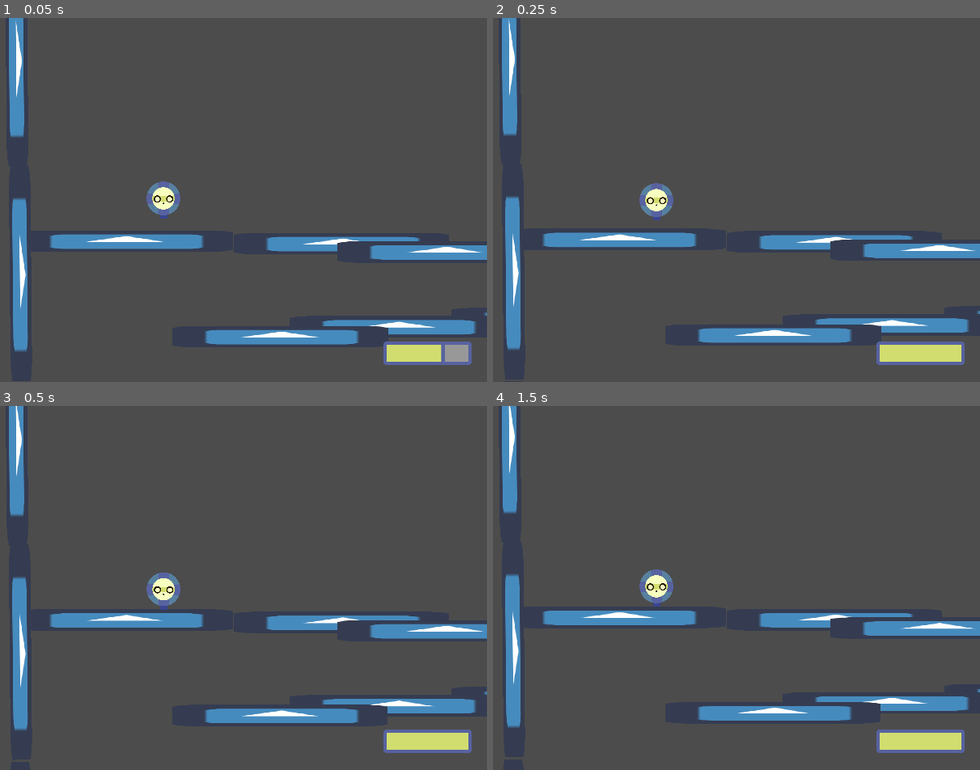
Above: before the commit, frames 1-4 (two rows, left to right).
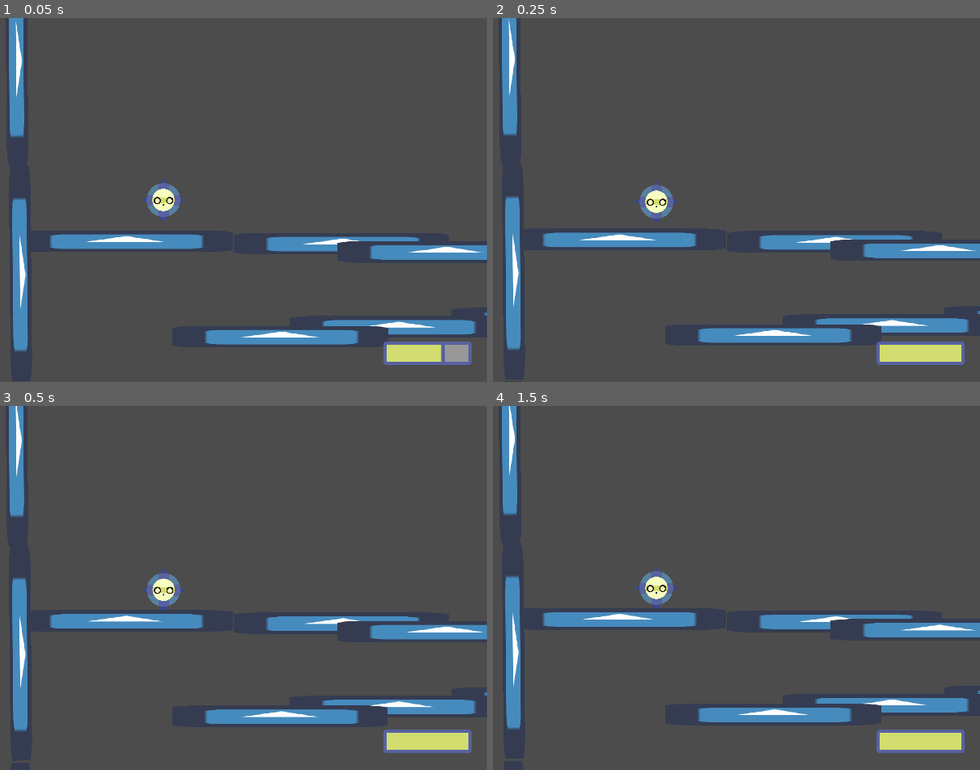
Above: after the commit, the same moments.

Repository: KoshakiDev/GodotWildJam13Mar2021
Game: Godot game, scene res://Source/Levels/DebugLevel.tscn
Two runs of this game, one before a commit and one after it. Both use one fixed random seed, a clock stepped at 60 frames per second and the inputs below. The engine's default icon, where the game draws it, is replaced by a stand-in: a white triangle on a blue panel in a dark square.
Inputs (mouse positions are in pixels of both pictures, inside the frame that each line leads up to):
- Up to frame 1 (0.05 s): no input
- Up to frame 2 (0.25 s): no input
- Up to frame 3 (0.5 s): no input
- Up to frame 4 (1.5 s): move the mouse to (799, 569) at 0.52 s; hold Right (move_right) 0.53-1.25 s; hold Middle mouse button (middle_click) 0.53-1.25 s; click (799, 569) at 0.67 s; drag from (527, 606) to (624, 660) at 1.27 s

The runs differ from the first frame. In frame 1, 0.2% of the frame differs, in the area x 29-38%, y 44-56%; in frame 2, 0.2%; in frame 3, 1.5%; in frame 4, 2.4%, in the area x 1-100%, y 0-89%.

Commit message:
fixed player head scene

Diff:
--- a/Source/Modules/Head/PlayerHead.tscn
+++ b/Source/Modules/Head/PlayerHead.tscn
@@ -1,15 +1,24 @@
-[gd_scene load_steps=7 format=2]
+[gd_scene load_steps=10 format=2]
 
 [ext_resource path="res://Source/Modules/Module.tscn" type="PackedScene" id=1]
-[ext_resource path="res://Resources/Art/Player/Modules/Head_Neck.png" type="Texture" id=2]
+[ext_resource path="res://Resources/Art/Player/Modules/Head.png" type="Texture" id=2]
 [ext_resource path="res://Source/Modules/Connector.gd" type="Script" id=3]
 [ext_resource path="res://Source/Modules/Head/PlayerHead.gd" type="Script" id=4]
 
 [sub_resource type="CircleShape2D" id=1]
 radius = 50.0
 
-[sub_resource type="RectangleShape2D" id=2]
-extents = Vector2( 11, 6 )
+[sub_resource type="RectangleShape2D" id=3]
+extents = Vector2( 10, 5.5 )
+
+[sub_resource type="RectangleShape2D" id=4]
+extents = Vector2( 5, 5 )
+
+[sub_resource type="RectangleShape2D" id=5]
+extents = Vector2( 5, 5 )
+
+[sub_resource type="RectangleShape2D" id=6]
+extents = Vector2( 5, 5 )
 
 [node name="PlayerHead" instance=ExtResource( 1 )]
 script = ExtResource( 4 )
@@ -18,29 +27,48 @@
 scale = Vector2( 0.2, 0.2 )
 texture = ExtResource( 2 )
 
-[node name="CollisionShape2D" type="CollisionShape2D" parent="CollisionBoxes" index="0"]
-position = Vector2( 0, -5 )
+[node name="HeadCollider" type="CollisionShape2D" parent="CollisionBoxes" index="0"]
 shape = SubResource( 1 )
 
-[node name="CollisionShape2D2" type="CollisionShape2D" parent="CollisionBoxes" index="1"]
-position = Vector2( 0.22, 49 )
-shape = SubResource( 2 )
+[node name="BottomConnectorCollider" type="CollisionShape2D" parent="CollisionBoxes" index="1"]
+position = Vector2( 0, 54.5 )
+shape = SubResource( 3 )
 
-[node name="ConnectorHead" type="Position2D" parent="Connections" index="0"]
-position = Vector2( 0, 50 )
+[node name="LeftConnectorCollider" type="CollisionShape2D" parent="CollisionBoxes" index="2"]
+position = Vector2( -55, 0 )
+shape = SubResource( 4 )
+
+[node name="RightConnectorCollider" type="CollisionShape2D" parent="CollisionBoxes" index="3"]
+position = Vector2( 55, -0.1 )
+shape = SubResource( 5 )
+
+[node name="TopConnectorCollider" type="CollisionShape2D" parent="CollisionBoxes" index="4"]
+position = Vector2( 0, -55 )
+shape = SubResource( 6 )
+
+[node name="BottomConnector" type="Position2D" parent="Connections" index="0"]
+position = Vector2( 0, 54.5 )
 script = ExtResource( 3 )
 direction_string = "Down"
+size = Vector2( 10, 5.5 )
 
-[node name="Connector2" type="Position2D" parent="Connections" index="1"]
-position = Vector2( 55, -4 )
+[node name="RightConnector" type="Position2D" parent="Connections" index="1"]
+position = Vector2( 55, 0 )
 script = ExtResource( 3 )
 direction_string = "Right"
 connection_type = 1
-size = Vector2( 6, 11 )
+size = Vector2( 5, 5 )
 
-[node name="Connector3" type="Position2D" parent="Connections" index="2"]
-position = Vector2( -56, -4 )
+[node name="LeftConnector" type="Position2D" parent="Connections" index="2"]
+position = Vector2( -55, 0 )
 script = ExtResource( 3 )
 direction_string = "Left"
 connection_type = 1
-size = Vector2( 6, 11 )
+size = Vector2( 5, 5 )
+
+[node name="TopConnector" type="Position2D" parent="Connections" index="3"]
+position = Vector2( 0, -55 )
+script = ExtResource( 3 )
+direction_string = "Up"
+connection_type = 1
+size = Vector2( 5, 5 )
